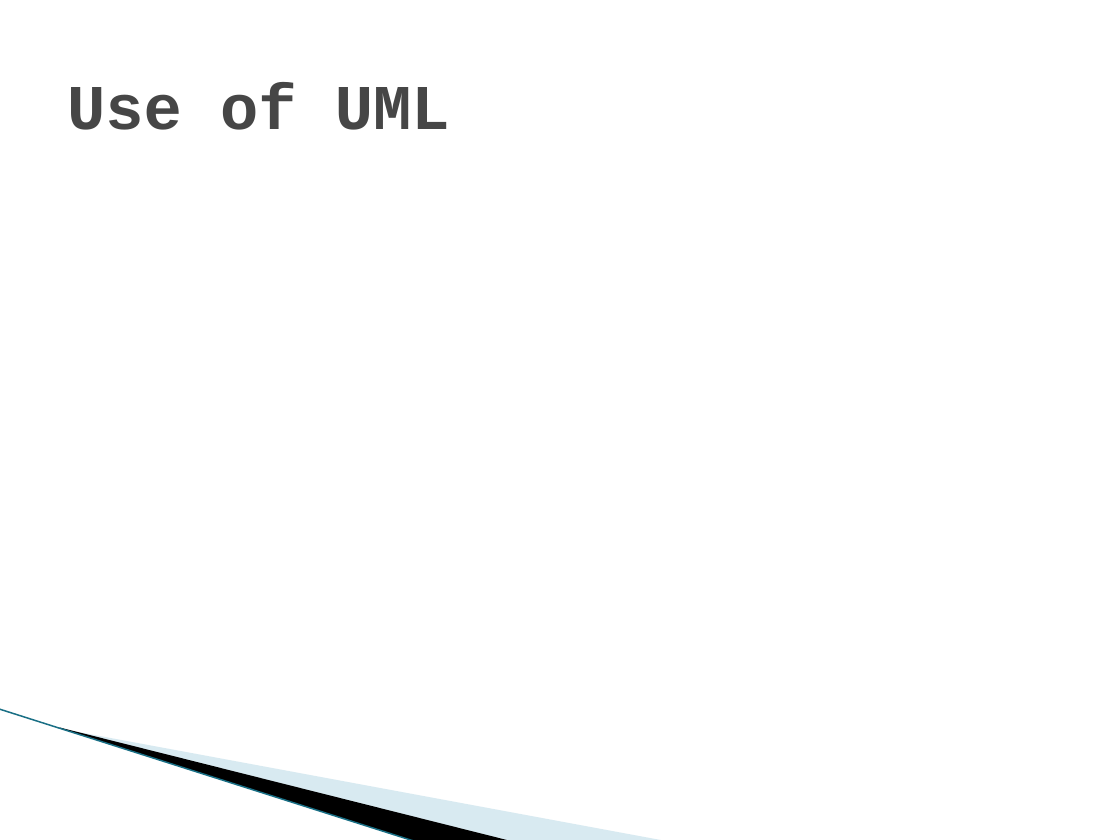
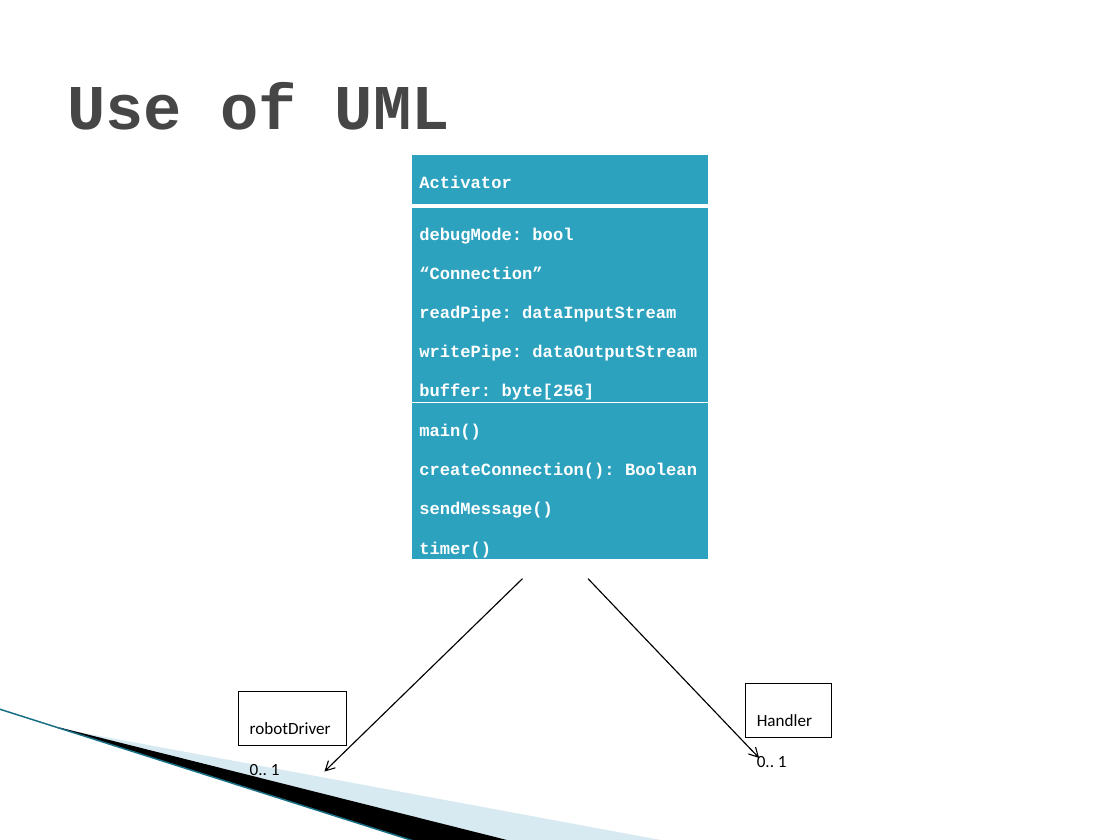
Before and after one commit to dmb2bt/CS3240-Group-19, a slide deck: slide 3 of Presentations/RoboticorpLab5.pptx. Drawn at 1120x840 pixels with LibreOffice and Linux fonts; fonts in the diff are those of the drawing; background and template pictures are left out. Boxes give left, top, right and bottom in pixels: in the first picture for what was removed or moved away, otherwise in the second. Text is boxed around its words. In the diff, an @@ line names an element or a change of style, - is before the commit and + after.

```diff
--- a/Presentations/RoboticorpLab5.pptx
+++ b/Presentations/RoboticorpLab5.pptx
@@ table added at [411,155,709,566], 3 rows, 1 columns @@
+Activator
+debugMode: bool / “Connection” / readPipe: dataInputStream / writePipe: dataOutputStream / buffer: byte[256]
+main() / createConnection(): Boolean / sendMessage() / timer()
@@ arrow added from (523, 579) to (325, 772), #000000 0.75 pt @@
@@ arrow added from (588, 579) to (759, 758), #000000 0.75 pt @@
@@ rectangle added at [746,683,832,737], fill #FFFFFF, outline #000000 0.75 pt, 11 pt, text #000000 @@
+Handler
+0.. 1
@@ rectangle added at [239,692,346,746], fill #FFFFFF, outline #000000 0.75 pt, 11 pt, text #000000 @@
+robotDriver
+0.. 1
```
Also in this commit, not shown: 1 slide added.
